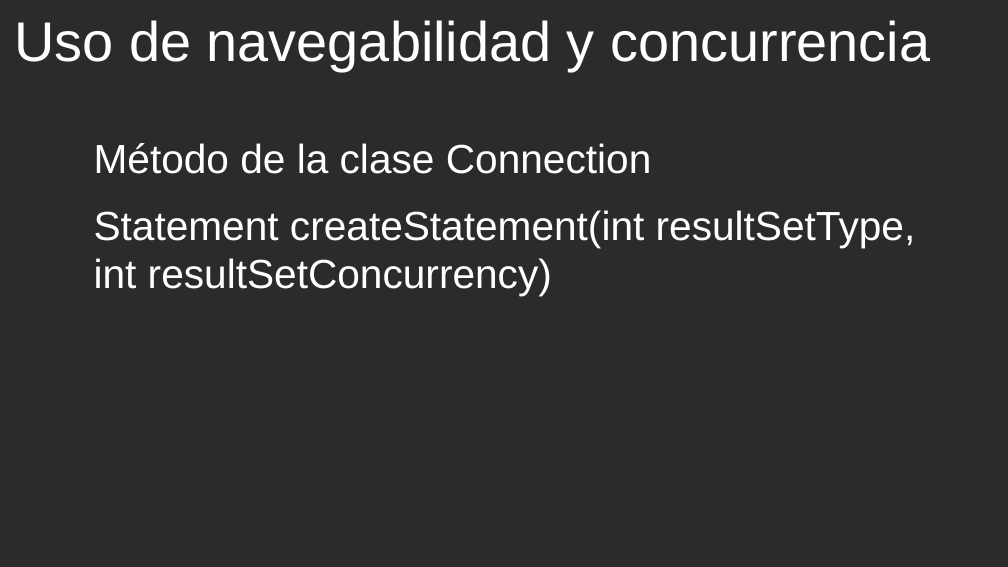
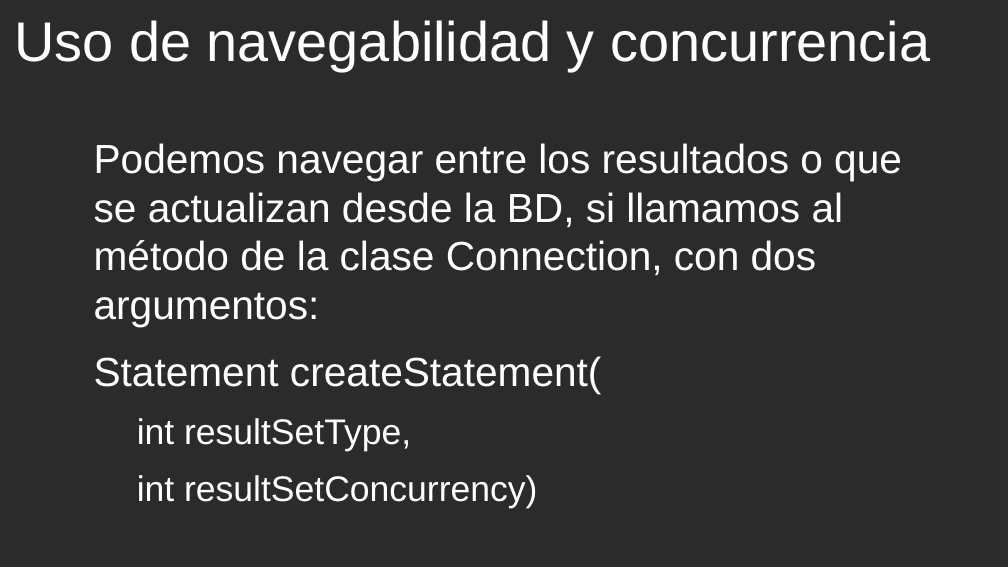
Before and after one commit to cmorenoruiz/ApuntesProgramacion, a slide deck: slide 29 of Unidad 13 Acceso a Bases de Datos/Acceso a BD Presentación para clase.odp (slide 34 before the commit). Drawn at 1008x567 pixels with LibreOffice and Linux fonts; fonts in the diff are those of the drawing; background and template pictures are left out; a plain dark background stands for a picture behind light text. Boxes give left, top, right and bottom in pixels: in the first picture for what was removed or moved away, otherwise in the second. Text is boxed around its words. In the diff, an @@ line names an element or a change of style, - is before the commit and + after.

Commit message:
Añadido ejemplo de crear statement. Corregida diapositiva que tenía que estar antes de la navegabilidad y modificado el ejemplo de navegabilidad

```diff
--- a/Unidad 13 Acceso a Bases de Datos/Acceso a BD Presentación para clase.odp
+++ b/Unidad 13 Acceso a Bases de Datos/Acceso a BD Presentación para clase.odp
@@ text at (94, 143, 902, 451): text changed @@
-Método de la clase Connection
-Statement createStatement(int resultSetType, int resultSetConcurrency)
+Podemos navegar entre los resultados o que se actualizan desde la BD, si llamamos al método de la clase Connection, con dos argumentos:
+Statement createStatement(
+  int resultSetType,
+  int resultSetConcurrency)
```
Also in this commit, not shown: 4 other slides changed.
